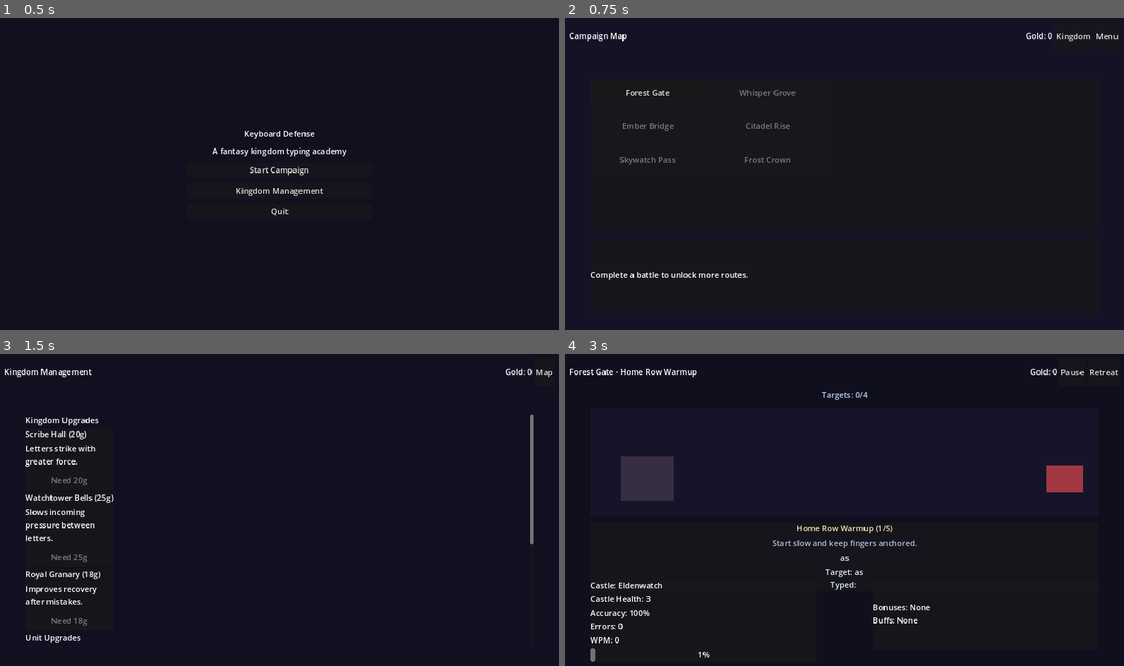
Above: before the commit, frames 1-4 (two rows, left to right).
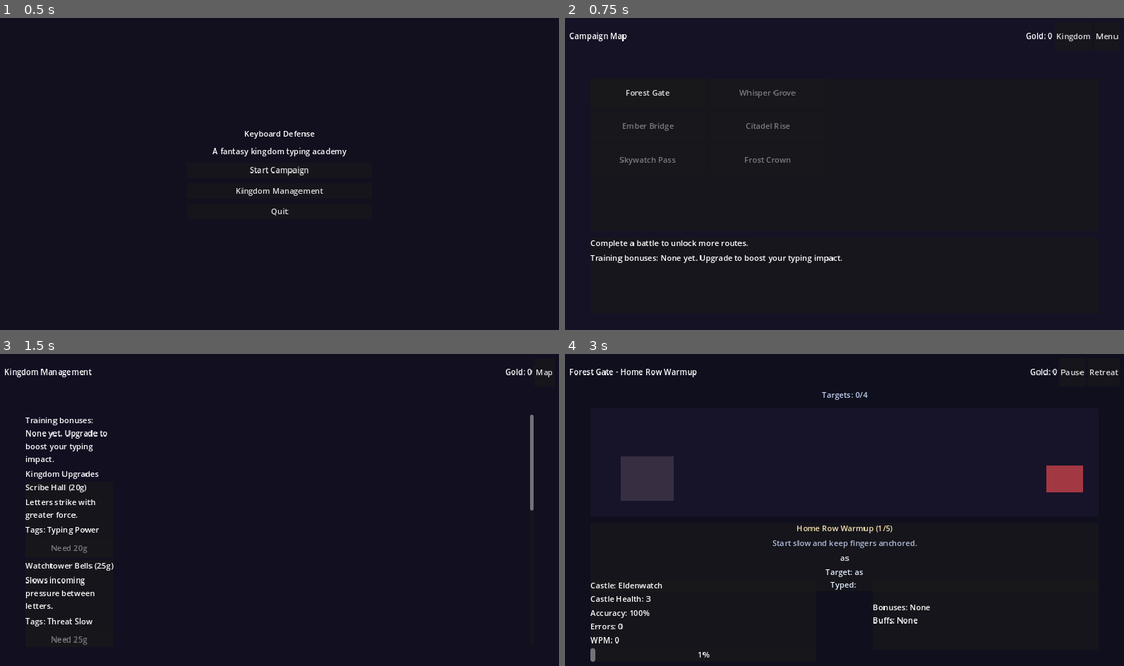
Above: after the commit, the same moments.

Repository: WanderlustCoder/Keyboard-Defense-AzureVale
Game: Godot game, scene res://scenes/MainMenu.tscn
Same seed, same stepped clock (60 frames per second), same inputs: the game is played once before the commit and once after it.
Inputs:
- Up to frame 1 (0.5 s): no input
- Up to frame 2 (0.75 s): click "Start Campaign" at 0.5 s
- Up to frame 3 (1.5 s): click "Kingdom" at 1.25 s
- Up to frame 4 (3 s): click "Map" at 2 s; click "Forest Gate" at 2.75 s

Frame 1 is identical in both runs. In frame 2, 0.9% of the frame differs, in the area x 4-50%, y 71-84%; in frame 3, 2.9%, in the area x 4-96%, y 20-94%; in frame 4, nothing differs.

Commit message:
Show training bonuses on map and tag upgrades

Diff:
--- a/apps/keyboard-defense-godot/scenes/CampaignMap.tscn
+++ b/apps/keyboard-defense-godot/scenes/CampaignMap.tscn
@@ -60,12 +60,19 @@
 anchor_right = 0.95
 anchor_bottom = 0.94
 
-[node name="SummaryLabel" type="Label" parent="SummaryPanel"]
+[node name="Content" type="VBoxContainer" parent="SummaryPanel"]
 anchor_right = 1.0
 anchor_bottom = 1.0
 offset_left = 12
 offset_top = 12
 offset_right = -12
 offset_bottom = -12
+theme_override_constants/separation = 6
+
+[node name="SummaryLabel" type="Label" parent="SummaryPanel/Content"]
 text = "Complete a battle to unlock more routes."
 autowrap_mode = 3
+
+[node name="ModifiersLabel" type="Label" parent="SummaryPanel/Content"]
+text = "Training bonuses: None yet. Upgrade to boost your typing impact."
+autowrap_mode = 3
--- a/apps/keyboard-defense-godot/scenes/KingdomHub.tscn
+++ b/apps/keyboard-defense-godot/scenes/KingdomHub.tscn
@@ -47,6 +47,10 @@
 offset_right = -8
 offset_bottom = -8
 
+[node name="ModifiersLabel" type="Label" parent="Scroll/Content"]
+text = "Training bonuses: None yet. Upgrade to boost your typing impact."
+autowrap_mode = 3
+
 [node name="KingdomHeader" type="Label" parent="Scroll/Content"]
 text = "Kingdom Upgrades"
 
--- a/apps/keyboard-defense-godot/scripts/CampaignMap.gd
+++ b/apps/keyboard-defense-godot/scripts/CampaignMap.gd
@@ -2,7 +2,8 @@
 
 @onready var map_grid: GridContainer = $MapPanel/MapGrid
 @onready var gold_label: Label = $TopBar/GoldLabel
-@onready var summary_label: Label = $SummaryPanel/SummaryLabel
+@onready var summary_label: Label = $SummaryPanel/Content/SummaryLabel
+@onready var modifiers_label: Label = $SummaryPanel/Content/ModifiersLabel
 @onready var back_button: Button = $TopBar/BackButton
 @onready var kingdom_button: Button = $TopBar/KingdomButton
 @onready var progression = get_node("/root/ProgressionState")
@@ -15,8 +16,27 @@
 
 func _refresh() -> void:
 	gold_label.text = "Gold: %d" % progression.gold
+	modifiers_label.text = _format_modifiers(progression.get_combat_modifiers())
 	_build_map()
 	_update_summary()
+
+func _format_modifiers(modifiers: Dictionary) -> String:
+	var parts: Array = []
+	var typing_bonus = int(round((float(modifiers.get("typing_power", 1.0)) - 1.0) * 100.0))
+	if typing_bonus != 0:
+		parts.append("Typing Power %+d%%" % typing_bonus)
+	var threat_bonus = int(round((1.0 - float(modifiers.get("threat_rate_multiplier", 1.0))) * 100.0))
+	if threat_bonus != 0:
+		parts.append("Threat Slow %+d%%" % threat_bonus)
+	var forgiveness = int(round(float(modifiers.get("mistake_forgiveness", 0.0)) * 100.0))
+	if forgiveness != 0:
+		parts.append("Mistake Forgiveness %+d%%" % forgiveness)
+	var castle_bonus = int(modifiers.get("castle_health_bonus", 0))
+	if castle_bonus != 0:
+		parts.append("Castle +%d" % castle_bonus)
+	if parts.is_empty():
+		return "Training bonuses: None yet. Upgrade to boost your typing impact."
+	return "Training bonuses: " + ", ".join(parts)
 
 func _build_map() -> void:
 	for child in map_grid.get_children():
--- a/apps/keyboard-defense-godot/scripts/KingdomHub.gd
+++ b/apps/keyboard-defense-godot/scripts/KingdomHub.gd
@@ -2,6 +2,7 @@
 
 @onready var gold_label: Label = $TopBar/GoldLabel
 @onready var back_button: Button = $TopBar/BackButton
+@onready var modifiers_label: Label = $Scroll/Content/ModifiersLabel
 @onready var kingdom_list: VBoxContainer = $Scroll/Content/KingdomList
 @onready var unit_list: VBoxContainer = $Scroll/Content/UnitList
 @onready var progression = get_node("/root/ProgressionState")
@@ -13,8 +14,41 @@
 
 func _refresh() -> void:
 	gold_label.text = "Gold: %d" % progression.gold
+	modifiers_label.text = _format_modifiers(progression.get_combat_modifiers())
 	_build_upgrade_section(kingdom_list, progression.get_kingdom_upgrades())
 	_build_upgrade_section(unit_list, progression.get_unit_upgrades())
+
+func _format_modifiers(modifiers: Dictionary) -> String:
+	var parts: Array = []
+	var typing_bonus = int(round((float(modifiers.get("typing_power", 1.0)) - 1.0) * 100.0))
+	if typing_bonus != 0:
+		parts.append("Typing Power %+d%%" % typing_bonus)
+	var threat_bonus = int(round((1.0 - float(modifiers.get("threat_rate_multiplier", 1.0))) * 100.0))
+	if threat_bonus != 0:
+		parts.append("Threat Slow %+d%%" % threat_bonus)
+	var forgiveness = int(round(float(modifiers.get("mistake_forgiveness", 0.0)) * 100.0))
+	if forgiveness != 0:
+		parts.append("Mistake Forgiveness %+d%%" % forgiveness)
+	var castle_bonus = int(modifiers.get("castle_health_bonus", 0))
+	if castle_bonus != 0:
+		parts.append("Castle +%d" % castle_bonus)
+	if parts.is_empty():
+		return "Training bonuses: None yet. Upgrade to boost your typing impact."
+	return "Training bonuses: " + ", ".join(parts)
+
+func _format_upgrade_tags(effects: Dictionary) -> String:
+	var tags: Array = []
+	if float(effects.get("typing_power", 0.0)) != 0.0:
+		tags.append("Typing Power")
+	if float(effects.get("threat_rate_multiplier", 0.0)) != 0.0:
+		tags.append("Threat Slow")
+	if float(effects.get("mistake_forgiveness", 0.0)) != 0.0:
+		tags.append("Mistake Forgiveness")
+	if int(effects.get("castle_health_bonus", 0)) != 0:
+		tags.append("Castle Health")
+	if tags.is_empty():
+		return ""
+	return "Tags: " + ", ".join(tags)
 
 func _build_upgrade_section(container: VBoxContainer, upgrades: Array) -> void:
 	for child in container.get_children():
@@ -25,6 +59,7 @@
 		var cost = int(upgrade.get("cost", 0))
 		var owned = progression.is_upgrade_owned(upgrade_id)
 		var description = str(upgrade.get("description", ""))
+		var effects: Dictionary = upgrade.get("effects", {})
 
 		var panel = PanelContainer.new()
 		panel.custom_minimum_size = Vector2(0, 120)
@@ -40,6 +75,13 @@
 		desc.text = description
 		desc.autowrap_mode = TextServer.AUTOWRAP_WORD
 		box.add_child(desc)
+
+		var tags_text = _format_upgrade_tags(effects)
+		if tags_text != "":
+			var tags_label = Label.new()
+			tags_label.text = tags_text
+			tags_label.autowrap_mode = TextServer.AUTOWRAP_WORD
+			box.add_child(tags_label)
 
 		var button = Button.new()
 		button.custom_minimum_size = Vector2(0, 44)
